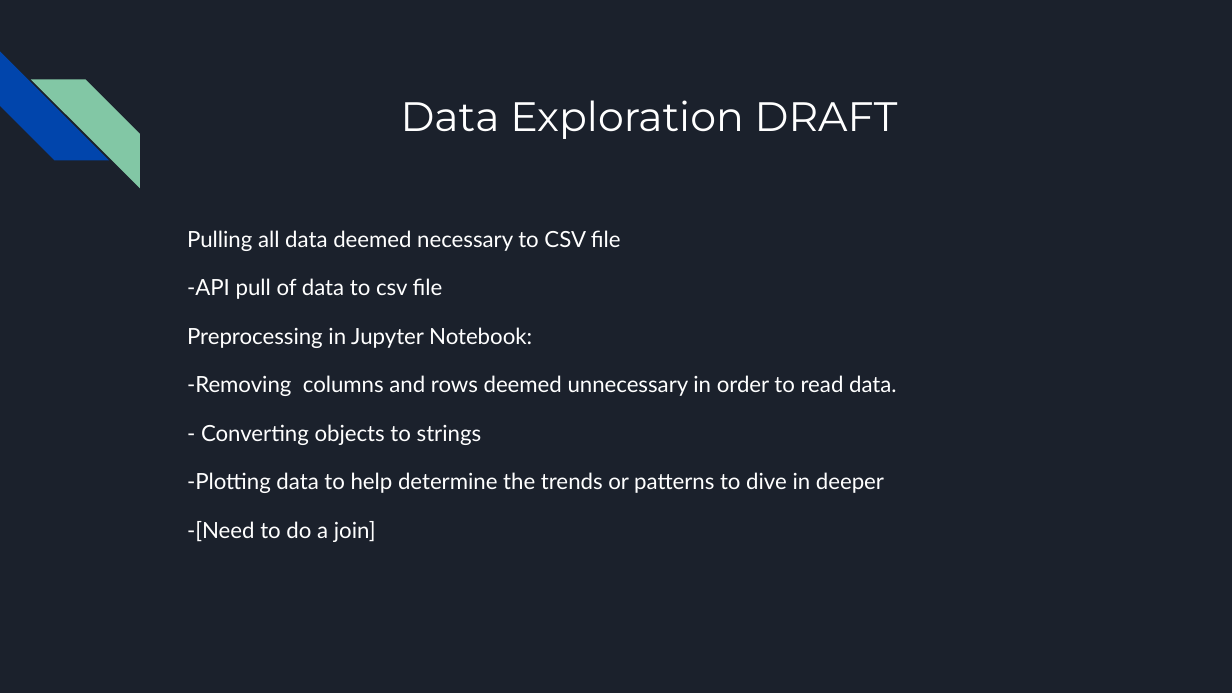
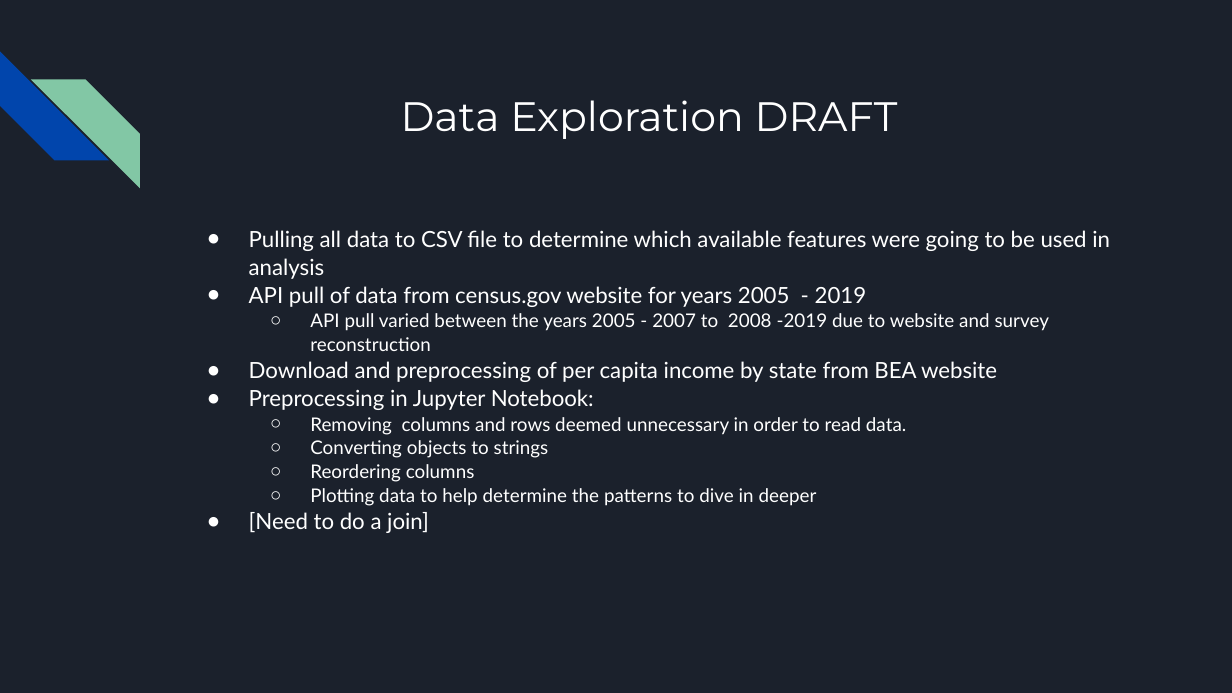
Before and after one commit to VickyCarlson/PCI_Growth, a slide deck: slide 6 of Effect of Educational Attainment on per Capita Growth by State.pptx. Drawn at 1232x693 pixels with LibreOffice and Linux fonts; fonts in the diff are those of the drawing. Boxes give left, top, right and bottom in pixels: in the first picture for what was removed or moved away, otherwise in the second. Text is boxed around its words. In the diff, an @@ line names an element or a change of style, - is before the commit and + after.

```diff
--- a/Effect of Educational Attainment on per Capita Growth by State.pptx
+++ b/Effect of Educational Attainment on per Capita Growth by State.pptx
@@ text "Pulling all data to CSV ..." at (249,230,1110,533): bullet none to ●; less space between paragraphs @@
@@ text at (249,230,1110,351): text changed @@
-Pulling all data deemed necessary to CSV file
--API pull of data to csv file
+● Pulling all data to CSV file to determine which available features were going to be used in analysis
+● API pull of data from census.gov website for years 2005 - 2019
+  ○ API pull varied between the years 2005 - 2007 to 2008 -2019 due to website and survey reconstruction
+● Download and preprocessing of per capita income by state from BEA website
@@ text at (249,417,906,533): text changed; size 13 to 11 pt @@
--Removing columns and rows deemed unnecessary in order to read data.
-- Converting objects to strings
--Plotting data to help determine the trends or patterns to dive in deeper
--[Need to do a join]
+  ○ Removing columns and rows deemed unnecessary in order to read data.
+  ○ Converting objects to strings
+  ○ Reordering columns
+  ○ Plotting data to help determine the patterns to dive in deeper
+● [Need to do a join]
```
Also in this commit, not shown: 4 other slides changed, 4 slides added.
